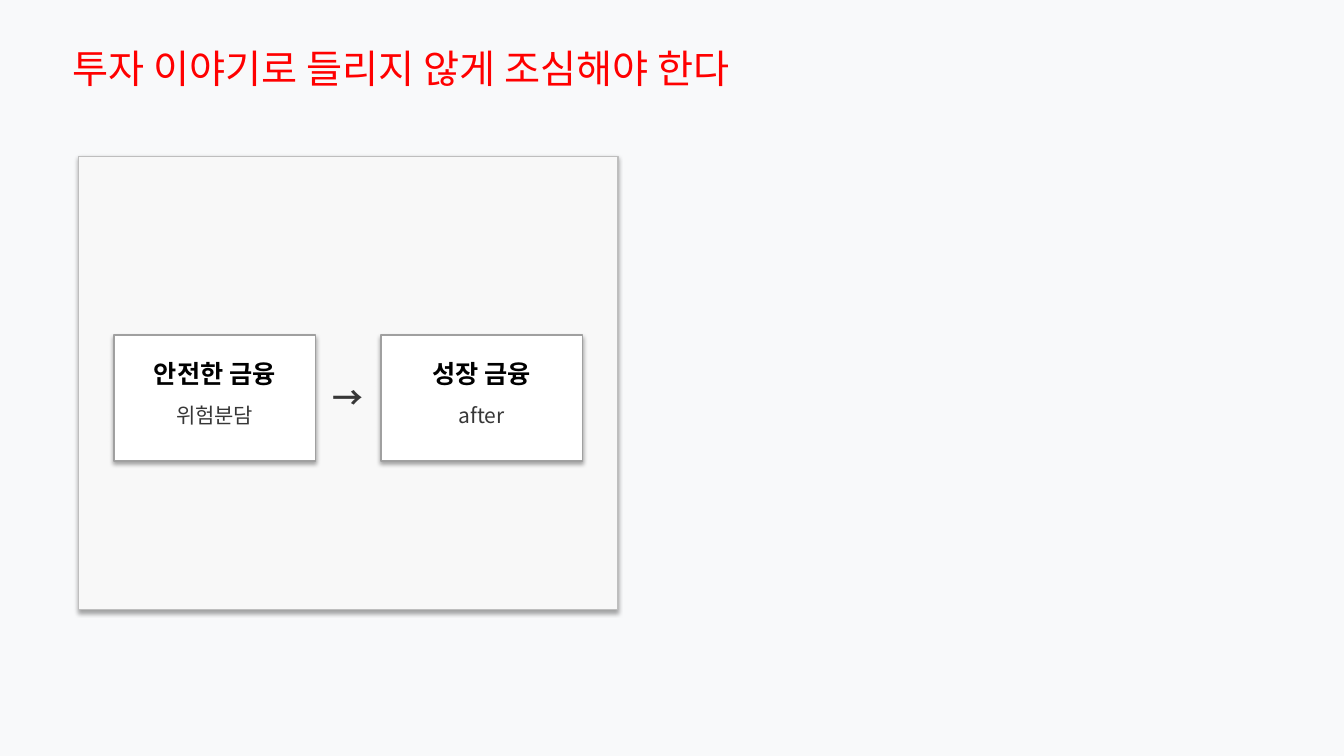
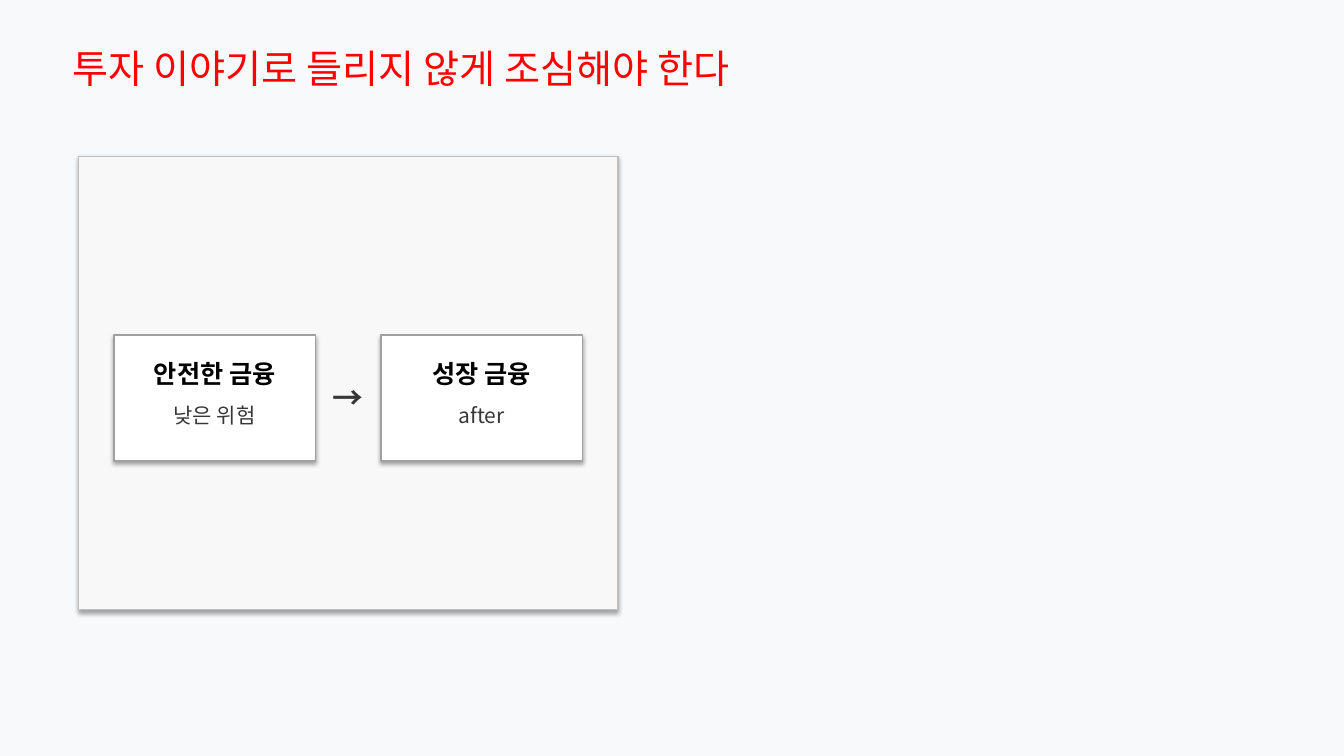
Before and after one commit to Rlearnchan/luddite, a slide deck: slide 21 of outputs/pptx/productive_finance_policy_slide_spec_styled_draft.pptx. Drawn at 1344x756 pixels with LibreOffice and Linux fonts; fonts in the diff are those of the drawing. Boxes give left, top, right and bottom in pixels: in the first picture for what was removed or moved away, otherwise in the second. Text is boxed around its words. In the diff, an @@ line names an element or a change of style, - is before the commit and + after.

```diff
--- a/outputs/pptx/productive_finance_policy_slide_spec_styled_draft.pptx
+++ b/outputs/pptx/productive_finance_policy_slide_spec_styled_draft.pptx
@@ text at (x1=174, y1=405, x2=256, y2=425): text changed @@
-위험분담
+낮은 위험
```
Also in this commit, not shown: 14 other slides changed, 8 other files.
